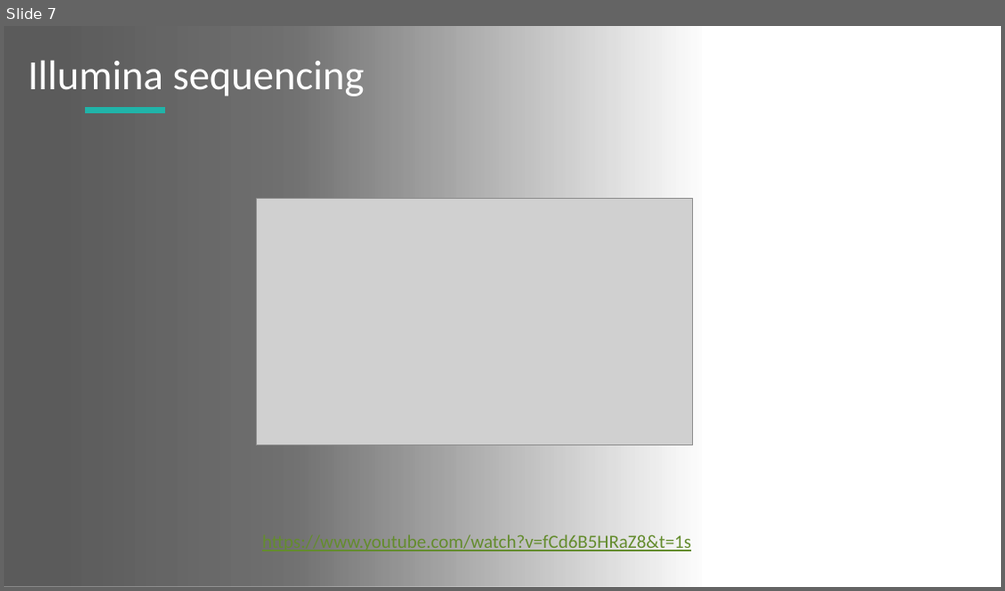
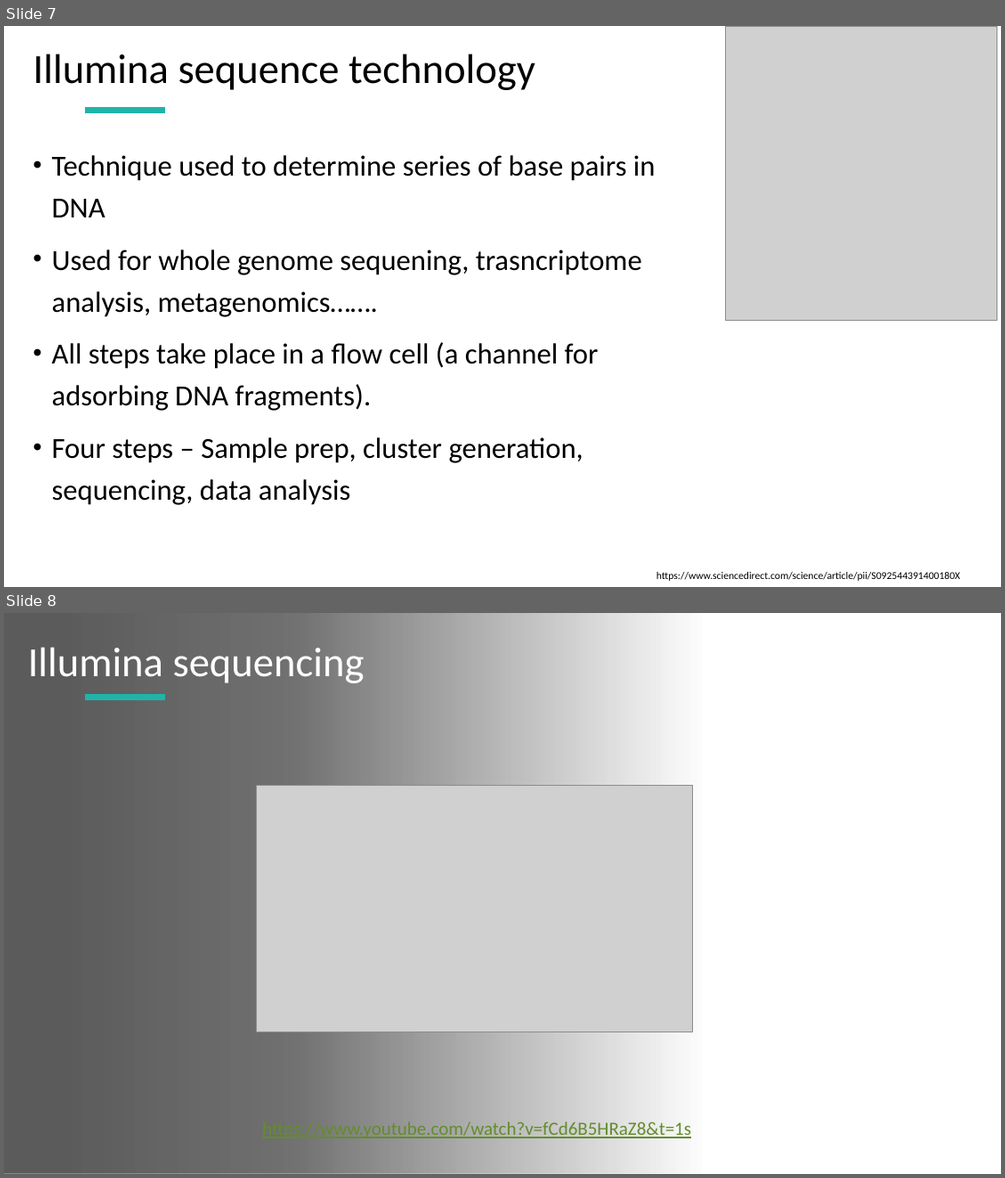
Before and after one commit to CheshtaaChitkara/AB327-827, a slide deck: Lecture/BIOINFORMATICS AND DADA 2.pptx. Shown one above the other, each under a label of ours: slide 7 before the commit, slides 7 and 8 after it. The pictures are 1005x591 and 1005x1178 pixels, drawn with LibreOffice and Linux fonts; fonts in the diff are those of the drawing; grey boxes stand for pictures; background and template pictures are left out. Boxes give left, top, right and bottom in pixels: in the first picture for what was removed or moved away, otherwise in the second. Text is boxed around its words. In the diff, an @@ line names an element or a change of style, - is before the commit and + after.

```diff
--- a/Lecture/BIOINFORMATICS AND DADA 2.pptx
+++ b/Lecture/BIOINFORMATICS AND DADA 2.pptx
@@ slide 7 added at (x1=4, y1=26, x2=1001, y2=587), background #FFFFFF @@
@@ picture added at (x1=725, y1=26, x2=997, y2=320) @@
@@ title added at (x1=33, y1=54, x2=535, y2=90), 40 pt, text #000000 @@
+Illumina sequence technology
@@ line added from (85, 111) to (165, 111), #20B4A9 6 pt @@
@@ text added at (x1=52, y1=155, x2=655, y2=505), 28 pt, text #000000 @@
+• Technique used to determine series of base pairs in DNA
+• Used for whole genome sequening, trasncriptome analysis, metagenomics…….
+• All steps take place in a flow cell (a channel for adsorbing DNA fragments).
+• Four steps – Sample prep, cluster generation, sequencing, data analysis
@@ text added at (x1=656, y1=572, x2=960, y2=580), 10 pt, text #000000 @@
+https://www.sciencedirect.com/science/article/pii/S092544391400180X
@@ what was slide 7 is now slide 8 @@
```
Also in this commit, not shown: 9 slides changed, 4 other slides added, 2 slides removed.
